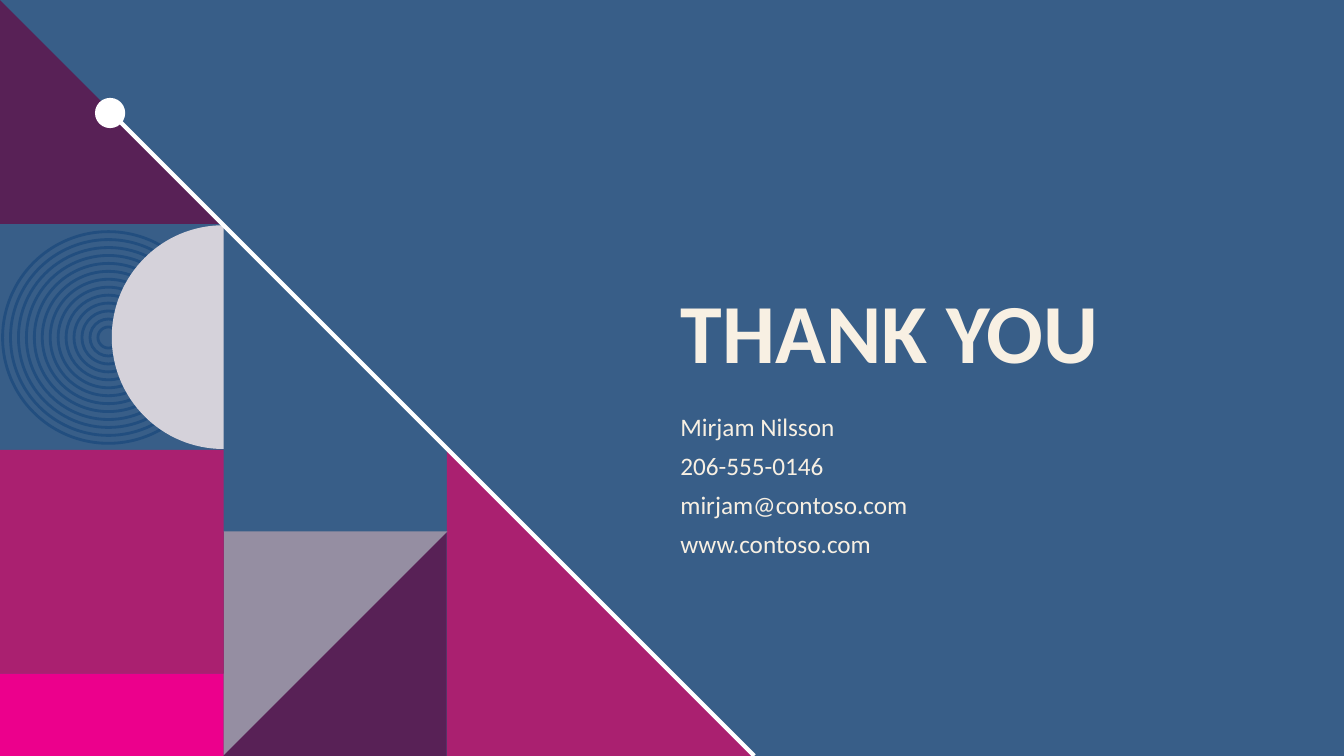
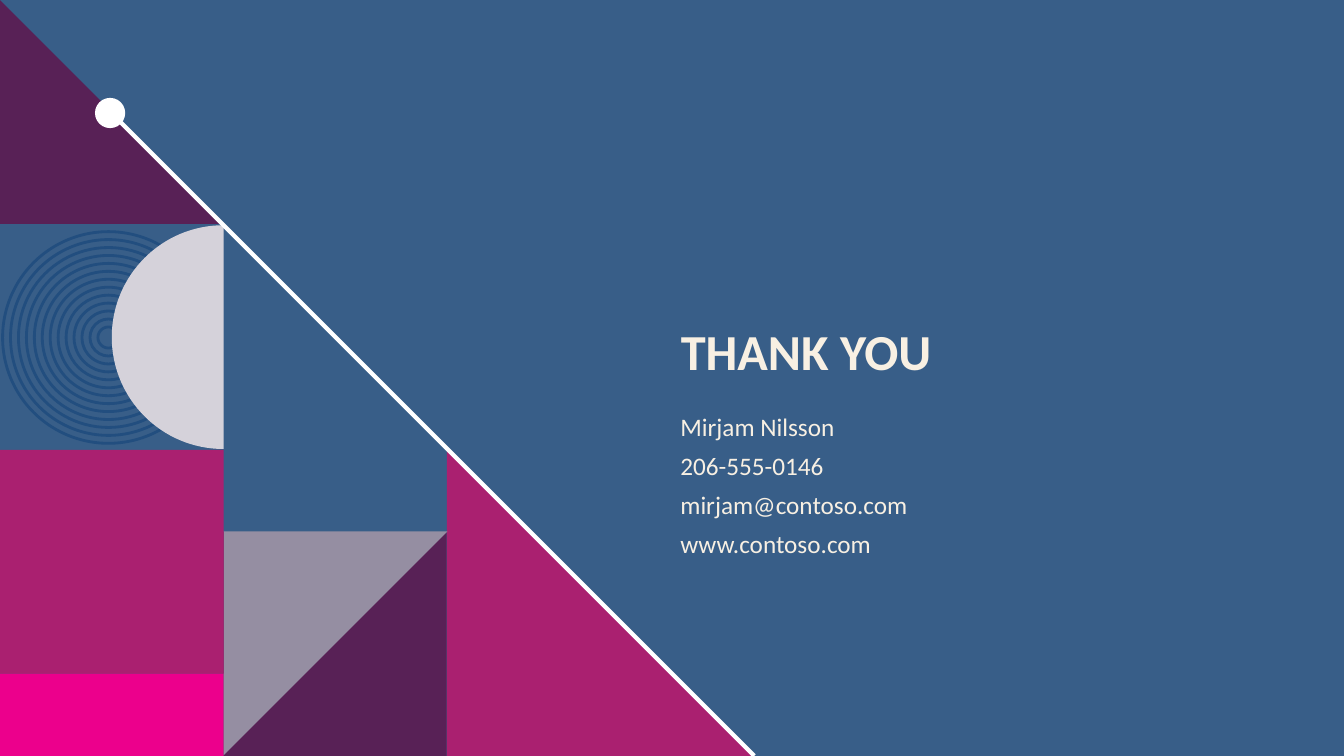
Before and after one commit to umarrasool15/Research2SlidesWebApp, a slide deck: slide 19 of src/main/resources/content/ppt-templates/design1.pptx. Drawn at 1344x756 pixels with LibreOffice and Linux fonts; fonts in the diff are those of the drawing; background and template pictures are left out. Boxes give left, top, right and bottom in pixels: in the first picture for what was removed or moved away, otherwise in the second. Text is boxed around its words. In the diff, an @@ line names an element or a change of style, - is before the commit and + after.

Commit message:
updated powerpoint templates to a smaller text size to better accomodate longer titles

```diff
--- a/src/main/resources/content/ppt-templates/design1.pptx
+++ b/src/main/resources/content/ppt-templates/design1.pptx
@@ title "THANK YOU" at (681,337,931,371): size 60 to 36 pt @@
```
Also in this commit, not shown: 1 other slide changed, 9 other files.
